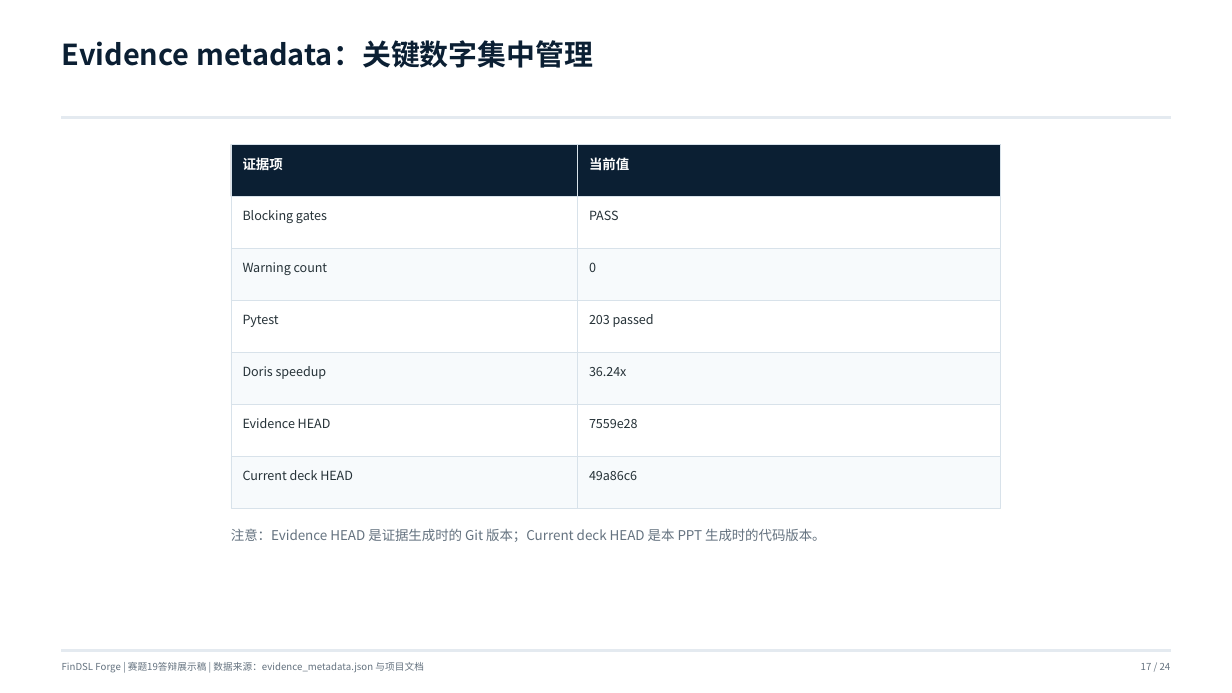
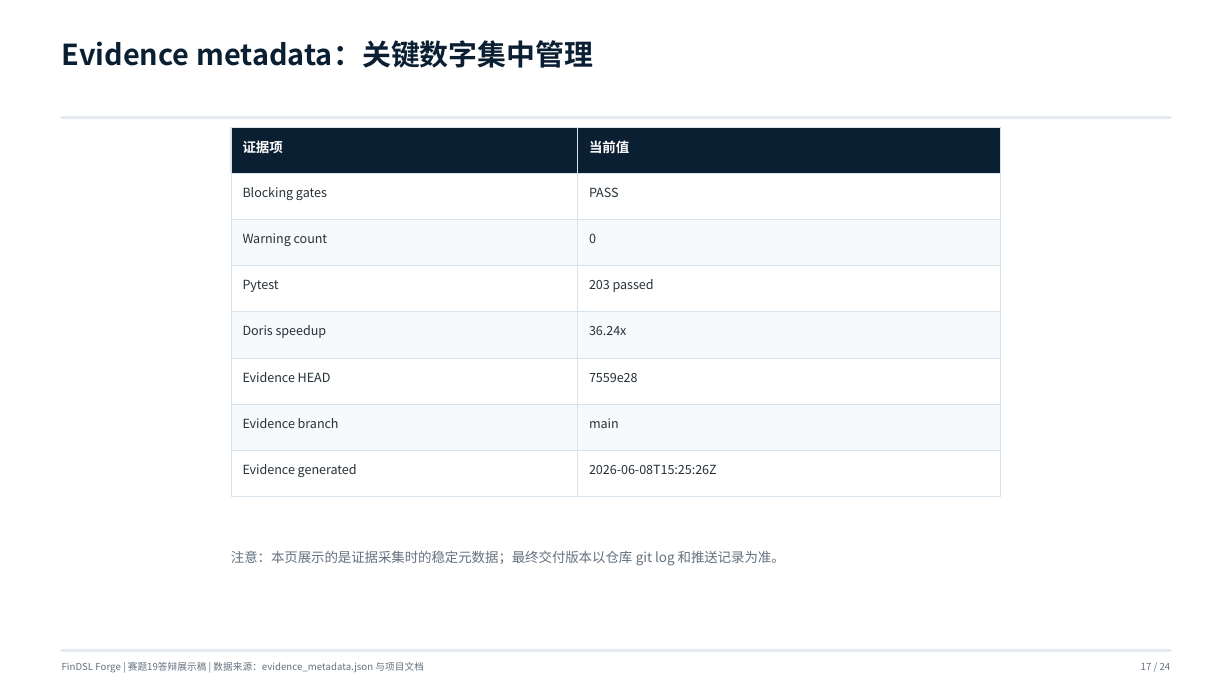
Before and after one commit to Alexd-star/findsl-forge, a slide deck: slide 17 of outputs/manual-20260609-ppt/presentations/findsl-defense-deck/output/FinDSL-Forge-赛题19答辩展示稿.pptx. Drawn at 1232x693 pixels with LibreOffice and Linux fonts; fonts in the diff are those of the drawing. Boxes give left, top, right and bottom in pixels: in the first picture for what was removed or moved away, otherwise in the second. Text is boxed around its words. In the diff, an @@ line names an element or a change of style, - is before the commit and + after.

Commit message:
docs: refresh defense deck evidence metadata

```diff
--- a/outputs/manual-20260609-ppt/presentations/findsl-defense-deck/output/FinDSL-Forge-赛题19答辩展示稿.pptx
+++ b/outputs/manual-20260609-ppt/presentations/findsl-defense-deck/output/FinDSL-Forge-赛题19答辩展示稿.pptx
@@ rectangle: place and size @@
-rectangle at bbox=[231, 144, 578, 196]
+rectangle at bbox=[231, 128, 578, 174]
@@ text "证据项": place and size @@
-text "证据项" at bbox=[243, 157, 283, 170]
+text "证据项" at bbox=[243, 140, 283, 153]
@@ rectangle: place and size @@
-rectangle at bbox=[578, 144, 1001, 196]
+rectangle at bbox=[578, 128, 1001, 174]
@@ text "当前值": place and size @@
-text "当前值" at bbox=[589, 157, 629, 170]
+text "当前值" at bbox=[589, 140, 629, 153]
@@ rectangle: place and size @@
-rectangle at bbox=[231, 196, 578, 248]
+rectangle at bbox=[231, 174, 578, 220]
@@ rectangle: place and size @@
-rectangle at bbox=[578, 196, 1001, 248]
+rectangle at bbox=[578, 174, 1001, 220]
@@ text "Blocking gates": place and size @@
-text "Blocking gates" at bbox=[243, 210, 327, 223]
+text "Blocking gates" at bbox=[243, 187, 327, 200]
@@ text "PASS": place and size @@
-text "PASS" at bbox=[589, 210, 619, 220]
+text "PASS" at bbox=[589, 187, 619, 197]
@@ rectangle: place and size @@
-rectangle at bbox=[231, 249, 578, 300]
+rectangle at bbox=[231, 220, 578, 266]
@@ text "Warning count": place and size @@
-text "Warning count" at bbox=[243, 262, 328, 275]
+text "Warning count" at bbox=[243, 233, 328, 246]
@@ rectangle: place and size @@
-rectangle at bbox=[578, 249, 1001, 300]
+rectangle at bbox=[578, 220, 1001, 266]
@@ text "0": place and size @@
-text "0" at bbox=[589, 262, 596, 272]
+text "0" at bbox=[589, 233, 596, 243]
@@ rectangle: place and size @@
-rectangle at bbox=[231, 300, 578, 352]
+rectangle at bbox=[231, 266, 578, 312]
@@ rectangle: place and size @@
-rectangle at bbox=[578, 300, 1001, 352]
+rectangle at bbox=[578, 266, 1001, 312]
@@ text "Pytest": place and size @@
-text "Pytest" at bbox=[243, 314, 279, 327]
+text "Pytest" at bbox=[243, 279, 279, 292]
@@ text "203 passed": place and size @@
-text "203 passed" at bbox=[589, 314, 654, 327]
+text "203 passed" at bbox=[589, 279, 654, 292]
@@ rectangle: place and size @@
-rectangle at bbox=[231, 352, 578, 404]
+rectangle at bbox=[231, 312, 578, 359]
@@ text "Doris speedup": place and size @@
-text "Doris speedup" at bbox=[243, 366, 327, 379]
+text "Doris speedup" at bbox=[243, 325, 327, 338]
@@ rectangle: place and size @@
-rectangle at bbox=[578, 352, 1001, 404]
+rectangle at bbox=[578, 312, 1001, 359]
@@ text "36.24x": place and size @@
-text "36.24x" at bbox=[589, 367, 626, 376]
+text "36.24x" at bbox=[589, 326, 626, 335]
@@ rectangle: place and size @@
-rectangle at bbox=[231, 405, 578, 457]
+rectangle at bbox=[231, 359, 578, 405]
@@ rectangle: place and size @@
-rectangle at bbox=[578, 405, 1001, 457]
+rectangle at bbox=[578, 359, 1001, 405]
@@ text "Evidence HEAD": place and size @@
-text "Evidence HEAD" at bbox=[243, 418, 331, 428]
+text "Evidence HEAD" at bbox=[243, 372, 331, 382]
@@ text "7559e28": place and size @@
-text "7559e28" at bbox=[589, 419, 638, 428]
+text "7559e28" at bbox=[589, 373, 638, 382]
@@ rectangle: place and size @@
-rectangle at bbox=[231, 457, 578, 508]
+rectangle at bbox=[231, 405, 578, 451]
@@ text at bbox=[243, 418, 339, 428]: text changed @@
-Current deck HEAD
+Evidence branch
@@ rectangle: place and size @@
-rectangle at bbox=[578, 457, 1001, 508]
+rectangle at bbox=[578, 405, 1001, 451]
@@ text at bbox=[589, 418, 619, 428]: text changed @@
-49a86c6
+main
@@ rectangle added at bbox=[231, 451, 578, 497], fill #FFFFFF, outline #D8E2EA 0.75 pt @@
@@ text added at bbox=[243, 464, 357, 477], 9.8 pt, text #263238 @@
+Evidence generated
@@ rectangle added at bbox=[578, 451, 1001, 497], fill #FFFFFF, outline #D8E2EA 0.75 pt @@
@@ text added at bbox=[589, 464, 717, 474], 9.8 pt, text #263238 @@
+2026-06-08T15:25:26Z
@@ text at bbox=[231, 550, 785, 565]: text changed @@
-注意：Evidence HEAD 是证据生成时的 Git 版本；Current deck HEAD 是本 PPT 生成时的代码版本。
+注意：本页展示的是证据采集时的稳定元数据；最终交付版本以仓库 git log 和推送记录为准。
```
Also in this commit, not shown: 31 other files.
